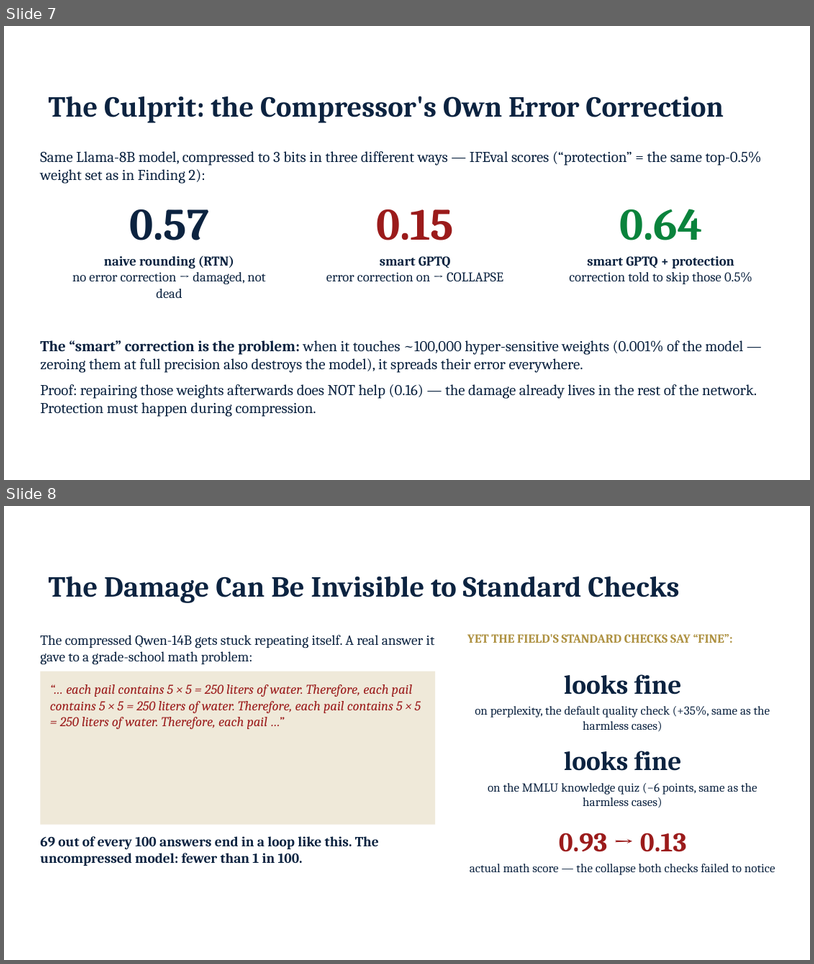
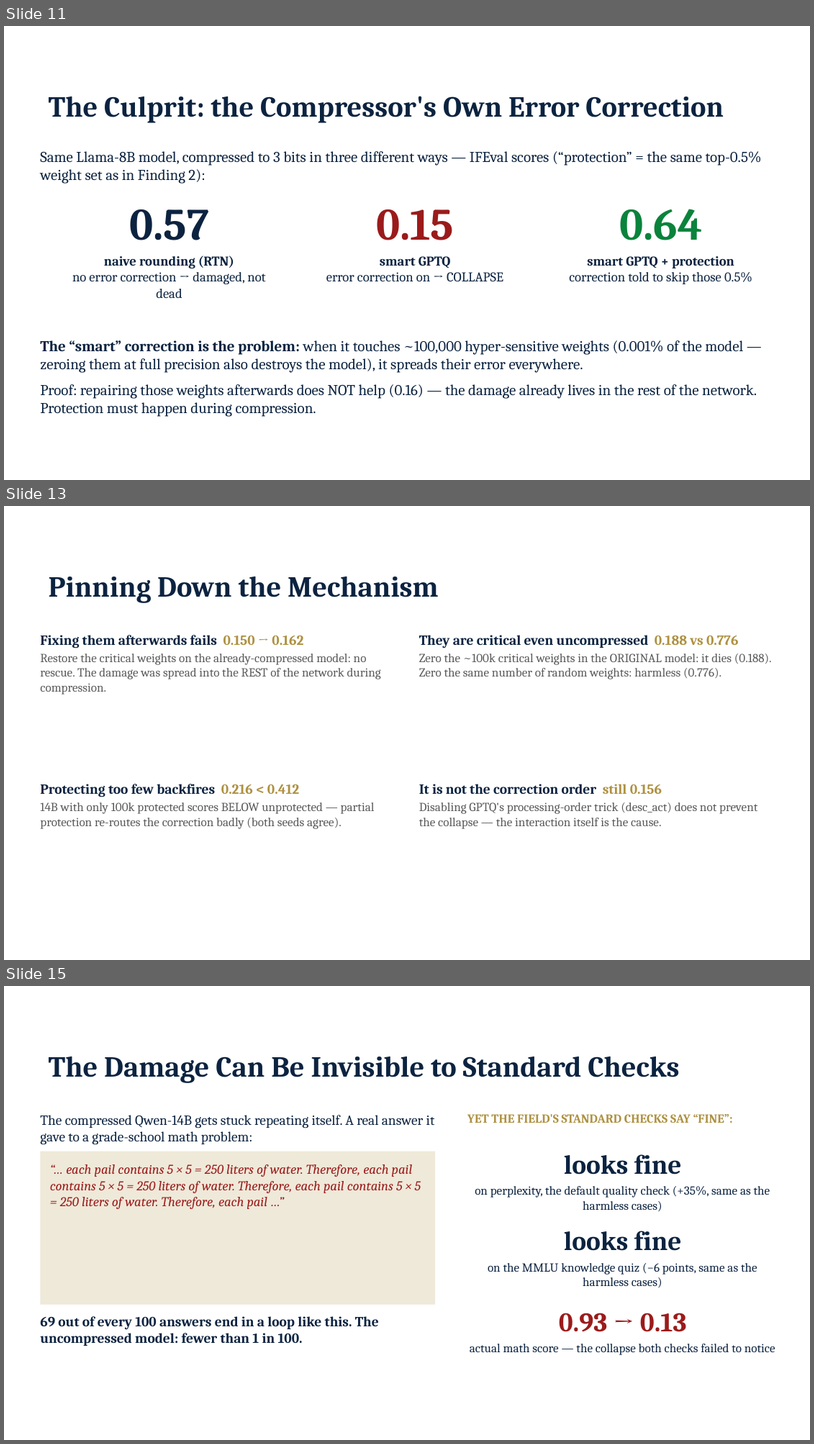
Before and after one commit to JiahaoZheng24/Instruction-Following-Attention-Head-Sensitive, a slide deck: paper/IFH_advisor_update_2026-09-03.pptx. Shown one above the other, each under a label of ours: slides 7 and 8 before the commit, slides 11, 13 and 15 after it; the slides between them are not shown. The pictures are 814x964 and 814x1444 pixels, drawn with LibreOffice and Linux fonts; fonts in the diff are those of the drawing; background and template pictures are left out. Boxes give left, top, right and bottom in pixels: in the first picture for what was removed or moved away, otherwise in the second. Text is boxed around its words. In the diff, an @@ line names an element or a change of style, - is before the commit and + after.

```diff
--- a/paper/IFH_advisor_update_2026-09-03.pptx
+++ b/paper/IFH_advisor_update_2026-09-03.pptx
@@ slide 13 added at box(4, 506, 810, 960), background picture (left out) @@
@@ subtitle added at box(38, 518, 370, 553), 11 pt, text #FFFFFF, bold @@
+FINDING 4 - FOUR MORE CHECKS
@@ title added at box(49, 577, 439, 603), 26 pt, text #0C2340, bold @@
+Pinning Down the Mechanism
@@ text added at box(40, 635, 381, 695), 11 pt, text #5A5A5A @@
+Fixing them afterwards fails 0.150 → 0.162
+Restore the critical weights on the already-compressed model: no rescue. The damage was spread into the REST of the network during compression.
@@ text added at box(419, 635, 772, 680), 11 pt, text #5A5A5A @@
+They are critical even uncompressed 0.188 vs 0.776
+Zero the ~100k critical weights in the ORIGINAL model: it dies (0.188). Zero the same number of random weights: harmless (0.776).
@@ text added at box(40, 784, 375, 829), 11 pt, text #5A5A5A @@
+Protecting too few backfires 0.216 < 0.412
+14B with only 100k protected scores BELOW unprotected — partial protection re-routes the correction badly (both seeds agree).
@@ text added at box(419, 784, 758, 829), 11 pt, text #5A5A5A @@
+It is not the correction order still 0.156
+Disabling GPTQ's processing-order trick (desc_act) does not prevent the collapse — the interaction itself is the cause.
@@ what was slide 7 is now slide 11 @@
@@ what was slide 8 is now slide 15 @@
```
Also in this commit, not shown: 1 slide changed, 8 other slides added.
